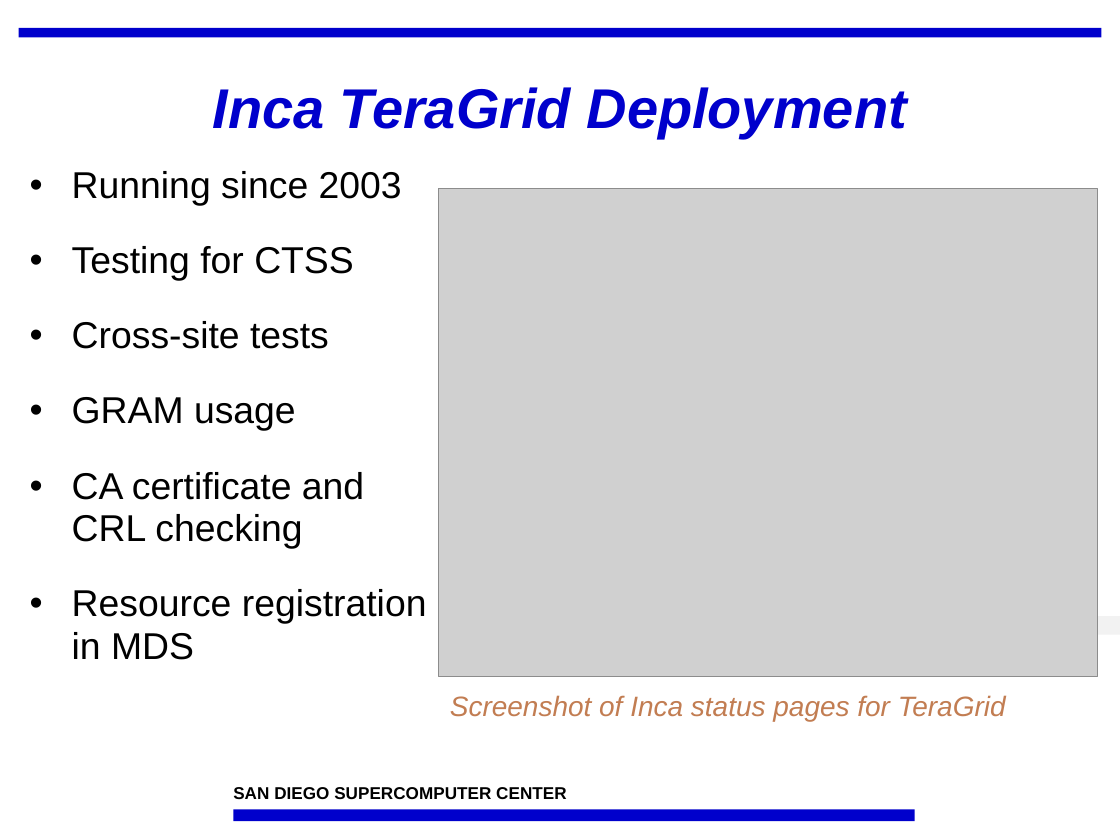
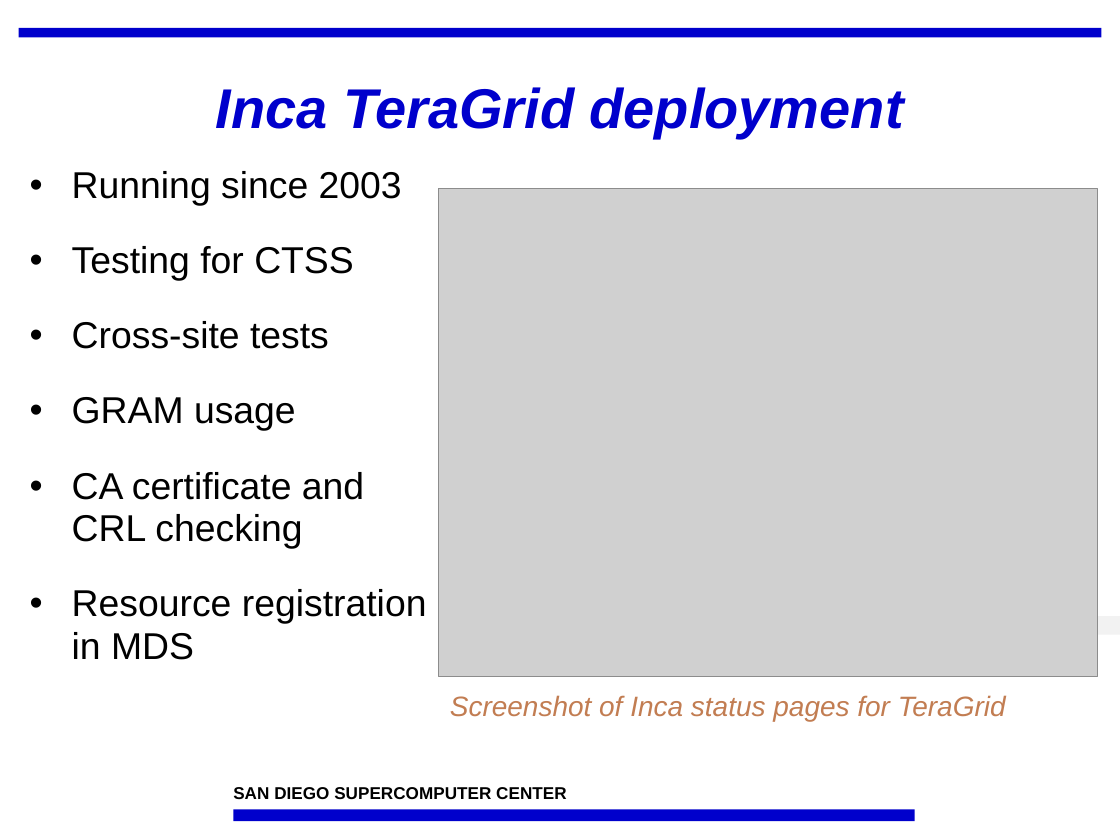
Before and after one commit to IncaProject/inca-xsede, a slide deck: slide 13 of talks/sc07/inca-sc07.ppt. Drawn at 1120x840 pixels with LibreOffice and Linux fonts; fonts in the diff are those of the drawing; grey boxes stand for pictures; background and template pictures are left out. Boxes give left, top, right and bottom in pixels: in the first picture for what was removed or moved away, otherwise in the second. Text is boxed around its words. In the diff, an @@ line names an element or a change of style, - is before the commit and + after.

```diff
--- a/talks/sc07/inca-sc07.ppt
+++ b/talks/sc07/inca-sc07.ppt
@@ title at (216, 87, 904, 138): text changed @@
-Inca TeraGrid Deployment
+Inca TeraGrid deployment
```
Also in this commit, not shown: 12 other slides changed.
